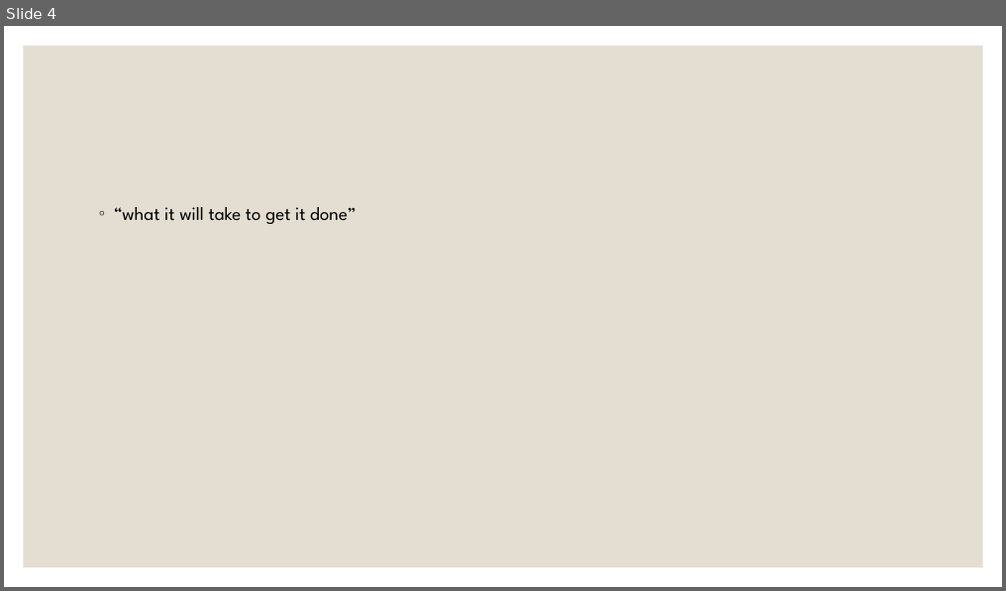
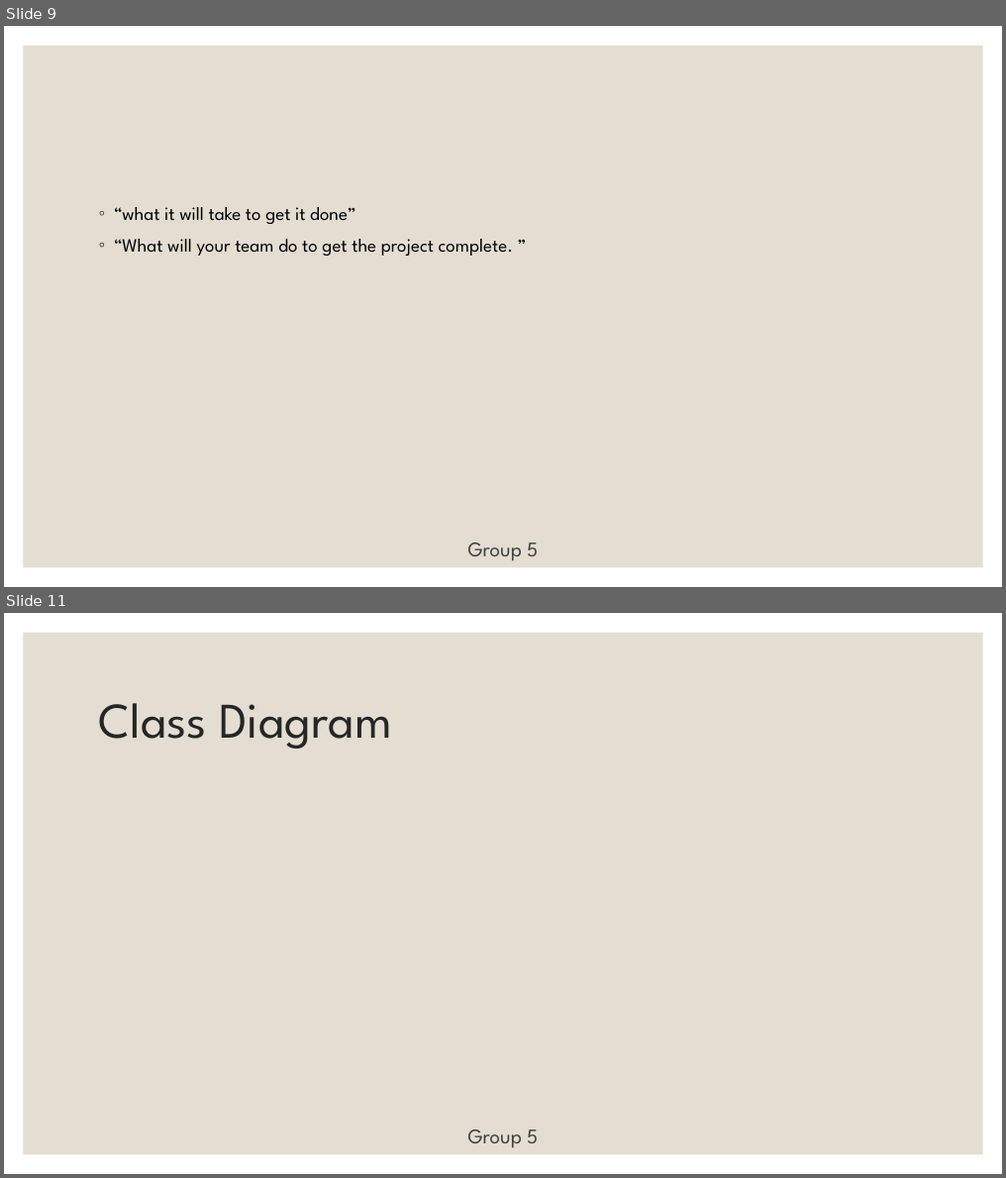
Before and after one commit to rsera/CommunityServiceTracker, a slide deck: Presentation 1.pptx. Shown one above the other, each under a label of ours: slide 4 before the commit, slides 9 and 11 after it; the slides between them are not shown. The pictures are 1006x591 and 1006x1178 pixels, drawn with LibreOffice and Linux fonts; fonts in the diff are those of the drawing. Boxes give left, top, right and bottom in pixels: in the first picture for what was removed or moved away, otherwise in the second. Text is boxed around its words. In the diff, an @@ line names an element or a change of style, - is before the commit and + after.

```diff
--- a/Presentation 1.pptx
+++ b/Presentation 1.pptx
@@ slide 11 added at [4,613,1002,1174], background #FFFFFF; not listed: 1 template element that a slide beside it also shows @@
@@ title added at [99,703,392,749], 48 pt, text #262626 @@
+Class Diagram
@@ text added at [468,1130,538,1149], 20 pt, text #404040 @@
+Group 5
@@ what was slide 4 is now slide 9 @@
@@ slide 9 changed as well @@
@@ text at [114,239,513,256]: paragraph added @@
+◦ “What will your team do to get the project complete. ”
@@ text added at [468,543,538,562], 20 pt, text #404040 @@
+Group 5
```
Also in this commit, not shown: 6 other slides changed, 10 other slides added, 1 slide removed, 2 other files.
